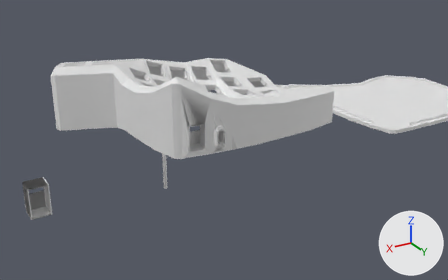
What one commit did to the Blender file left.blend.
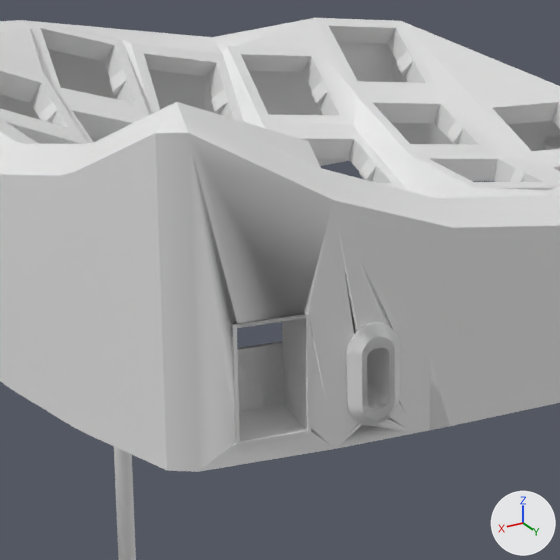
Each version appears first from a 50 mm lens placed at (214.0, 385.6, 167.6), pointed at (-3.6, 22.9, -13.8), and next in a close-up on the part from 31% to 58% of the width and 19% to 64% of the height. Every picture has the same lights, and +X, +Y and +Z are marked at lower right.

In view in the first close-up: 'Cylinder', 'left', 'rj9_female_box_in_part', 'usb_c_panel_mount'.
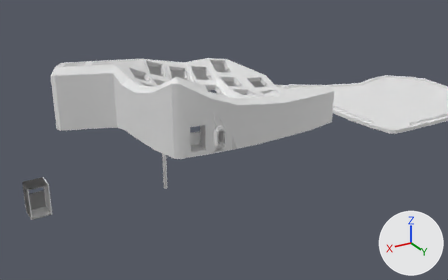
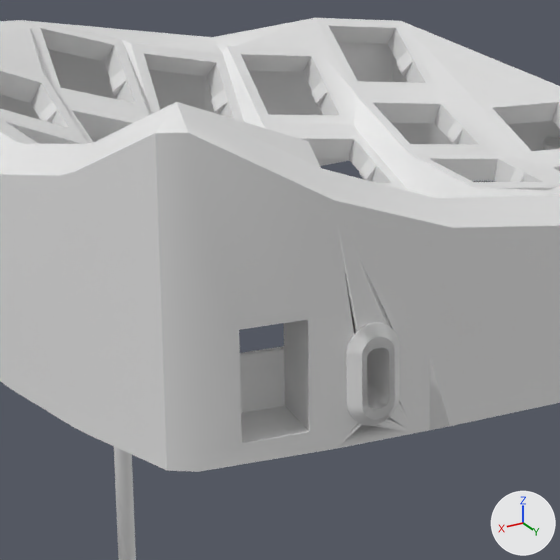
Changed parts and their boxes (x1, y1, x2, y2) in the close-ups (560 x 560 px):
```json
{"object": "rj9_female_box_in_part", "change": "reshaped, moved, turned, rescaled", "before": [232, 313, 311, 445], "after": [232, 313, 310, 451]}
{"part": 1, "of": "me_left", "change": "cut back", "after": [188, 134, 336, 472]}
{"part": 2, "of": "me_cube_007", "change": "added", "after": [239, 313, 308, 330]}
{"part": 3, "of": "me_cube_007", "change": "added", "after": [240, 346, 285, 413]}
{"part": 4, "of": "me_cube_007", "change": "added", "after": [232, 323, 242, 451]}
{"part": 5, "of": "me_cube_007", "change": "added", "after": [284, 313, 310, 432]}
{"part": 6, "of": "me_cube_007", "change": "deleted", "before": [232, 313, 311, 445]}
{"part": 7, "of": "me_cube_007", "change": "deleted", "before": [238, 341, 284, 411]}
```

The change, as JSON lines over the scene's bpy script:
```json
{"block": "me_left", "where": "# used by ob_left; location = (0.0, 0.0, 0.0)"}
{"op": "remove", "block": "me_left", "code": "me_left.from_pydata(...)  # 10175 vertices, 18826 faces, 362 loose edges; spans x -101.0..115.0, y -92.0..86.0, z -2.0..53.0"}
{"op": "add", "block": "me_left", "code": "me_left.from_pydata(...)  # 10098 vertices, 18692 faces, 367 loose edges; spans x -101.0..115.0, y -92.0..86.0, z -2.0..53.0"}
{"block": "me_left", "change": "me_left part 1"}
{"block": "me_left", "change": "77 vertices are removed from x 34.0..47.0, y 53.0..66.0, z 3.0..22.0"}
{"block": "me_left", "change": "135 faces are deleted"}
{"block": "me_left", "change": "5 loose edges are added"}
{"block": "me_left", "change": "4 new faces join them"}
{"block": "me_cube_007", "where": "me_cube_007.from_pydata(...)  # 132 vertices, 114 faces, 3 loose edges; spans x -4.59..4.35, y -4.66..6.83, z -3.98..4.67"}
{"block": "me_cube_007", "where": "# used by ob_rj9_female_box_in_part; location = (40.3, 58.4, 11.8); rotation_euler = (0.0, 0.0, -0.159), in degrees (0, 0, -9.1); scale = (1.27, 0.951, 2.13)"}
{"block": "me_cube_007", "change": "me_cube_007 part 2: a new loose piece, a box spanning x -2194.18..-194.18, y -2000.0..0.0, z -85.28..0.0"}
{"block": "me_cube_007", "change": "me_cube_007 part 3: a new loose piece, a box spanning x -2388.33..0.02, y -2196.08..-2000.0, z -1654.41..-801.62"}
{"block": "me_cube_007", "change": "me_cube_007 part 4: a new loose piece, a box spanning x -194.17..0.0, y -2000.0..0.0, z -1654.41..0.0"}
{"block": "me_cube_007", "change": "me_cube_007 part 5: a new loose piece, a box spanning x -2388.35..-2194.18, y -1999.99..0.01, z -1654.41..0.0"}
{"block": "me_cube_007", "change": "me_cube_007 part 6: the loose piece of 100 vertices spanning x -4.59..4.35, y -4.66..6.83, z -3.98..4.67 is deleted"}
{"block": "me_cube_007", "change": "me_cube_007 part 7: the loose piece of 24 vertices spanning x -4.59..4.35, y -4.66..-3.9, z -3.76..0.78 is deleted"}
{"op": "set", "path": "ob_rj9_female_box_in_part.location", "old": "(40.3, 58.4, 11.8)", "new": "(46.7, 63.6, 21.7)"}
{"op": "set", "path": "ob_rj9_female_box_in_part.rotation_euler", "old": "(0.0, 0.0, -0.159)", "new": "(-3.142, -3.142, -3.293)", "note": "degrees (0, 0, -9.1) -> degrees (-180, -180, -189)"}
{"op": "set", "path": "ob_rj9_female_box_in_part.scale", "old": "(1.27, 0.951, 2.13)", "new": "(0.00515, 0.0051, 0.0117)"}
```
